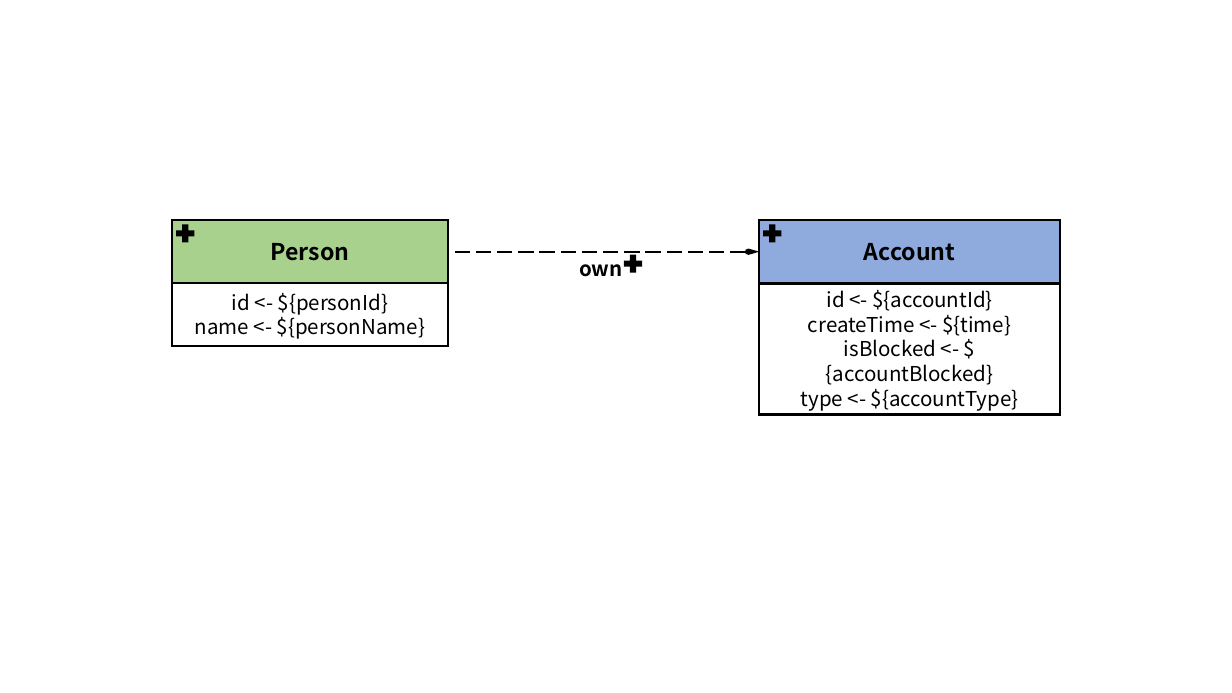
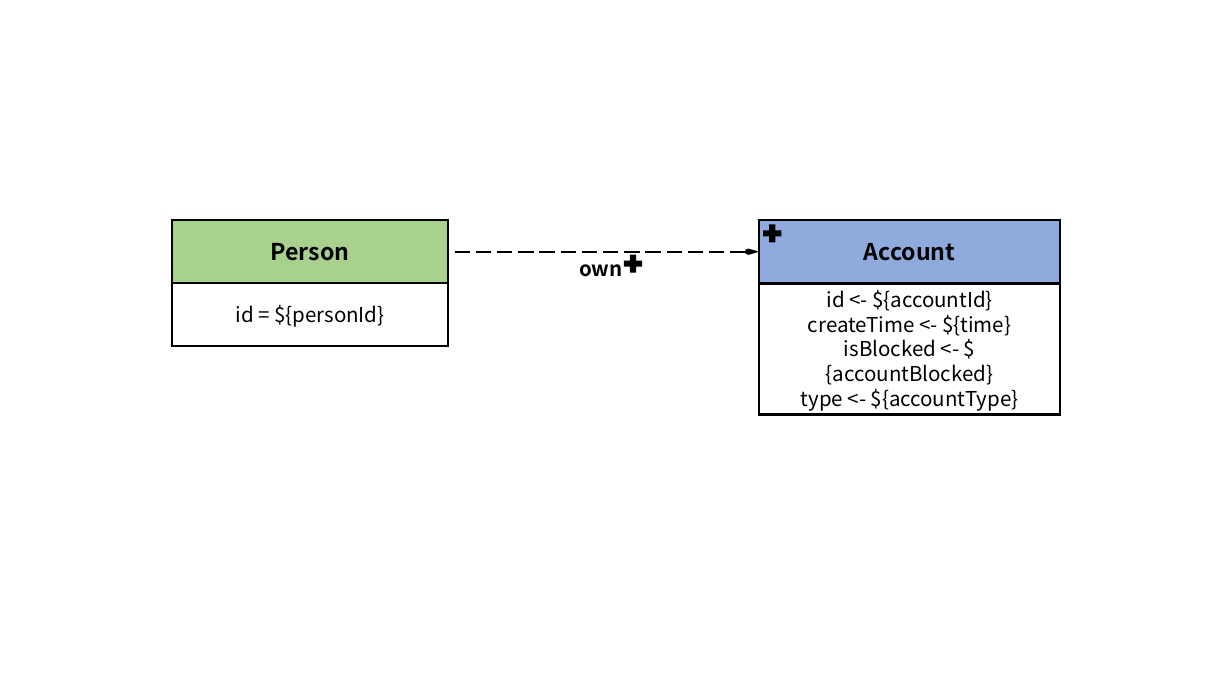
Before and after one commit to ldbc/ldbc_finbench_docs, a slide deck: slide 4 of patterns/transaction-write.pptx (slide 1 before the commit). Drawn at 1232x693 pixels with LibreOffice and Linux fonts; fonts in the diff are those of the drawing. Boxes give left, top, right and bottom in pixels: in the first picture for what was removed or moved away, otherwise in the second. Text is boxed around its words. In the diff, an @@ line names an element or a change of style, - is before the commit and + after.

```diff
--- a/patterns/transaction-write.pptx
+++ b/patterns/transaction-write.pptx
@@ plus removed at (177,225,195,243) @@
@@ text in rectangle at (235,305,384,327): text changed @@
-id <- ${personId}
-name <- ${personName}
+id = ${personId}
```
Also in this commit, not shown: 12 other slides changed, 6 slides added, 42 other files.
